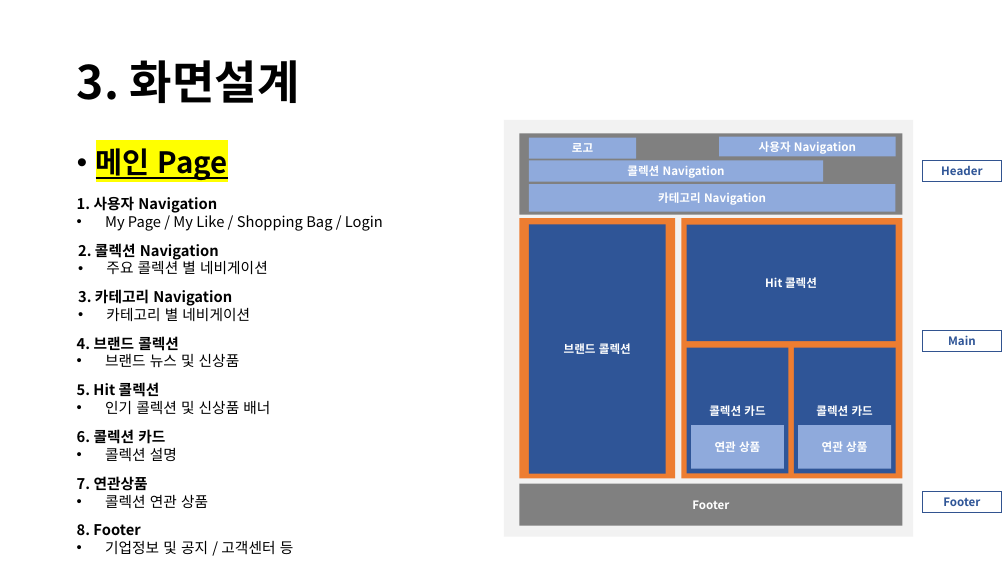
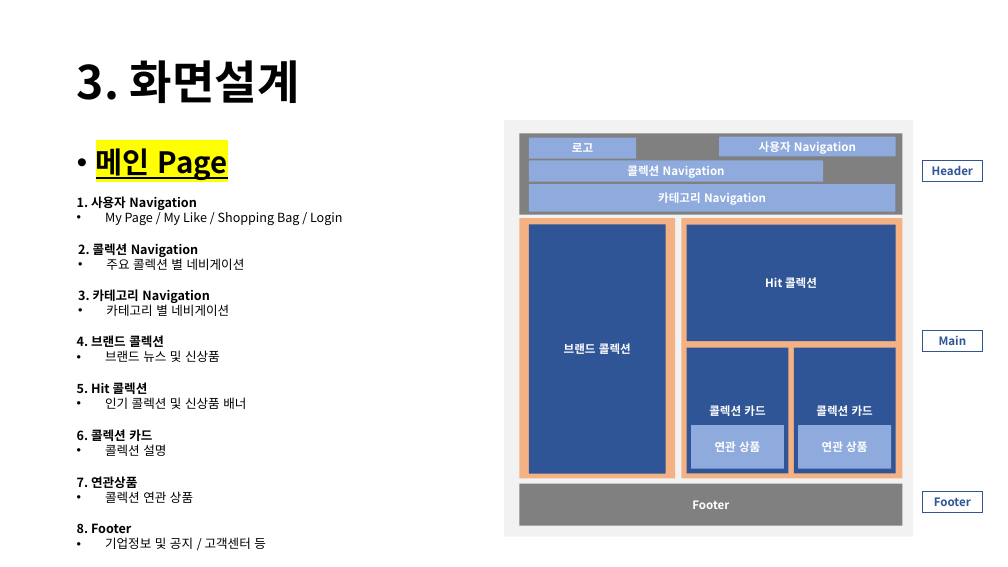
Before and after one commit to leedy79/clone-29cm-site, a slide deck: slide 5 of readme/React Project.pptx. Drawn at 1008x567 pixels with LibreOffice and Linux fonts; fonts in the diff are those of the drawing. Boxes give left, top, right and bottom in pixels: in the first picture for what was removed or moved away, otherwise in the second. Text is boxed around its words. In the diff, an @@ line names an element or a change of style, - is before the commit and + after.

```diff
--- a/readme/React Project.pptx
+++ b/readme/React Project.pptx
@@ rectangle "Header": place and size @@
-rectangle "Header" at <box>923,160,1001,181</box>
+rectangle "Header" at <box>923,160,982,181</box>
@@ rectangle at <box>520,218,675,478</box>: fill #ED7D31 to #F4B183 @@
@@ rectangle at <box>681,218,902,478</box>: fill #ED7D31 to #F4B183 @@
@@ rectangle "Main": place and size @@
-rectangle "Main" at <box>923,330,1001,352</box>
+rectangle "Main" at <box>923,330,982,352</box>
@@ rectangle "Footer": place and size @@
-rectangle "Footer" at <box>923,492,1001,513</box>
+rectangle "Footer" at <box>923,492,982,513</box>
@@ size 14 to 12 pt in 8 elements at <box>77,196,343,225</box>, <box>78,243,245,270</box>, <box>78,289,229,316</box>, <box>77,335,220,362</box>, <box>77,382,246,409</box>, <box>77,429,166,456</box>, <box>77,476,193,503</box>, <box>77,523,266,549</box> @@
```
Also in this commit, not shown: 5 other slides changed, 6 slides added, 21 other files.
